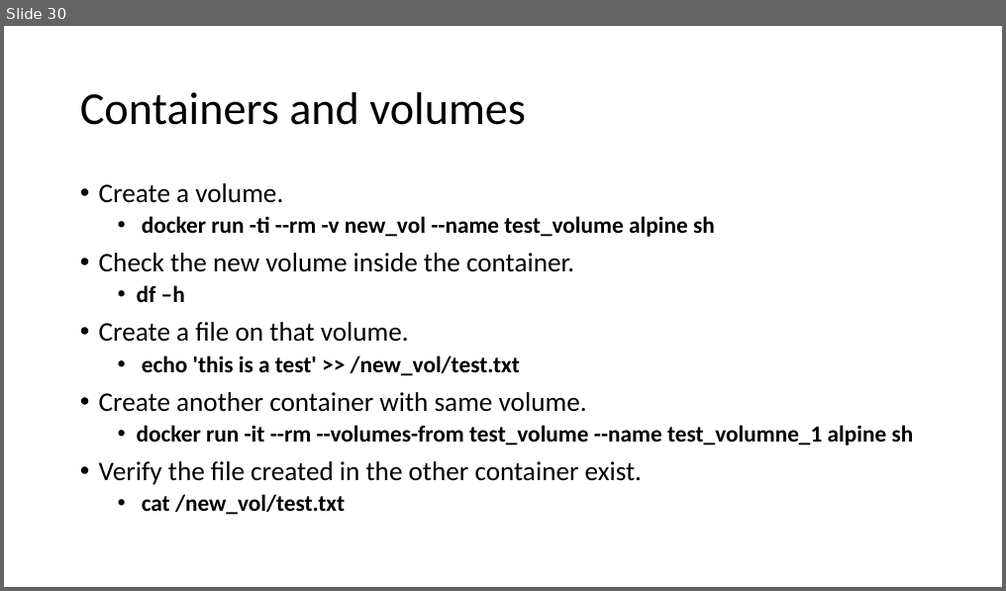
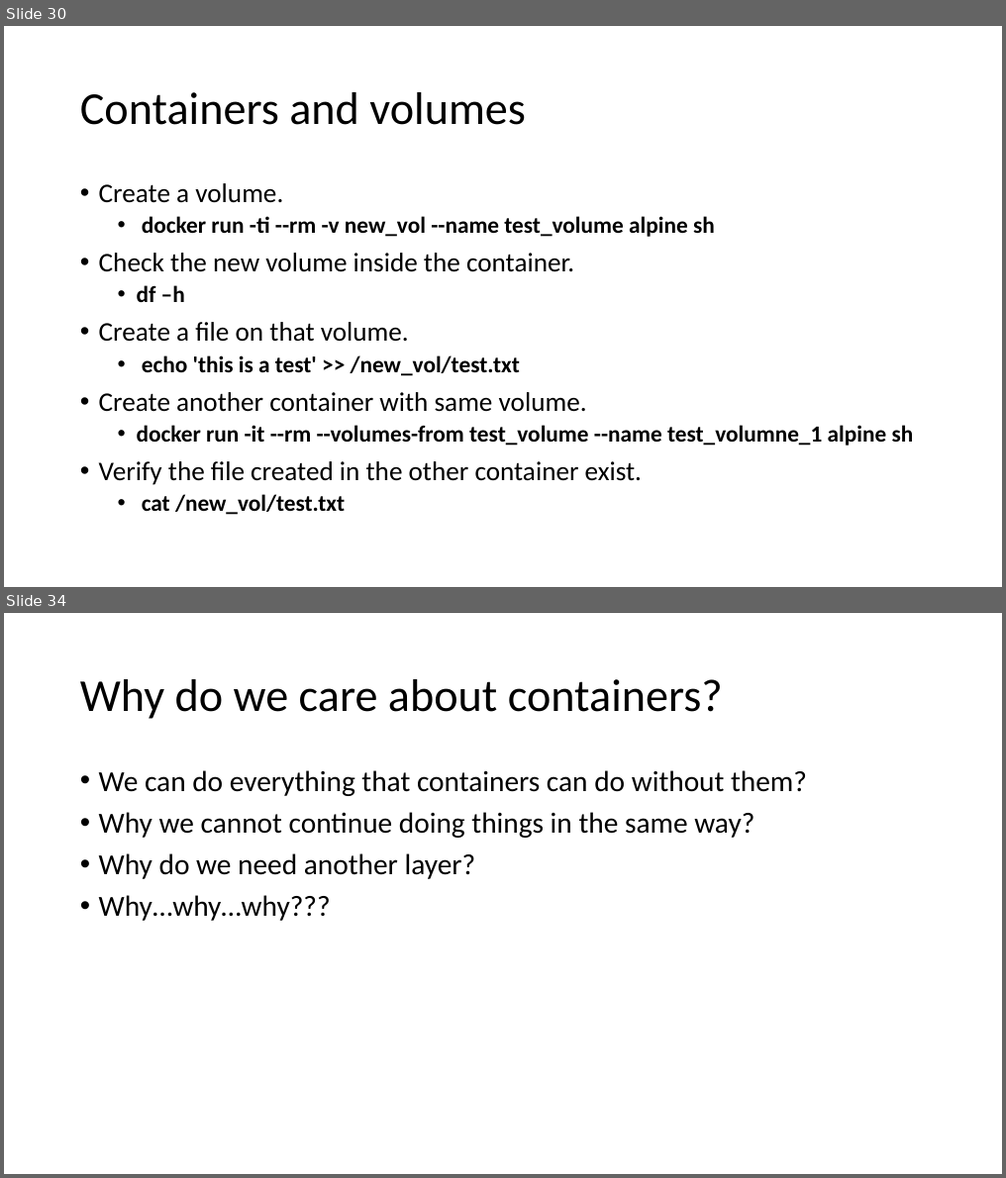
Before and after one commit to rogerscuall/docker-presentation, a slide deck: Docker presentation.pptx. Shown one above the other, each under a label of ours: slide 30 before the commit, slides 30 and 34 after it; the slides between them are not shown. The pictures are 1006x591 and 1006x1178 pixels, drawn with LibreOffice and Linux fonts; fonts in the diff are those of the drawing. Boxes give left, top, right and bottom in pixels: in the first picture for what was removed or moved away, otherwise in the second. Text is boxed around its words. In the diff, an @@ line names an element or a change of style, - is before the commit and + after.

```diff
--- a/Docker presentation.pptx
+++ b/Docker presentation.pptx
@@ slide 34 added at (4,613,1002,1174), background #FFFFFF @@
@@ title added at (80,679,723,719), 44 pt, text #000000 @@
+Why do we care about containers?
@@ text added at (99,770,807,921), 28 pt, text #000000 @@
+• We can do everything that containers can do without them?
+• Why we cannot continue doing things in the same way?
+• Why do we need another layer?
+• Why…why…why???
```
Also in this commit, not shown: 7 slides changed, 3 other slides added, 1 other file.
